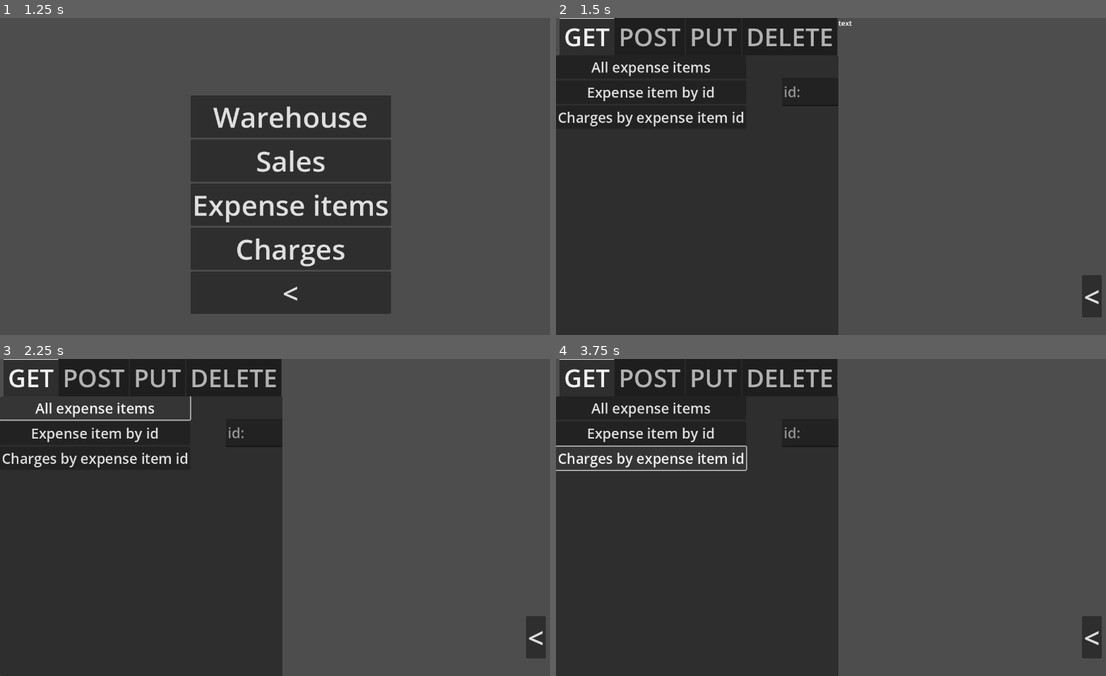
Above: before the commit, frames 1-4 (two rows, left to right).
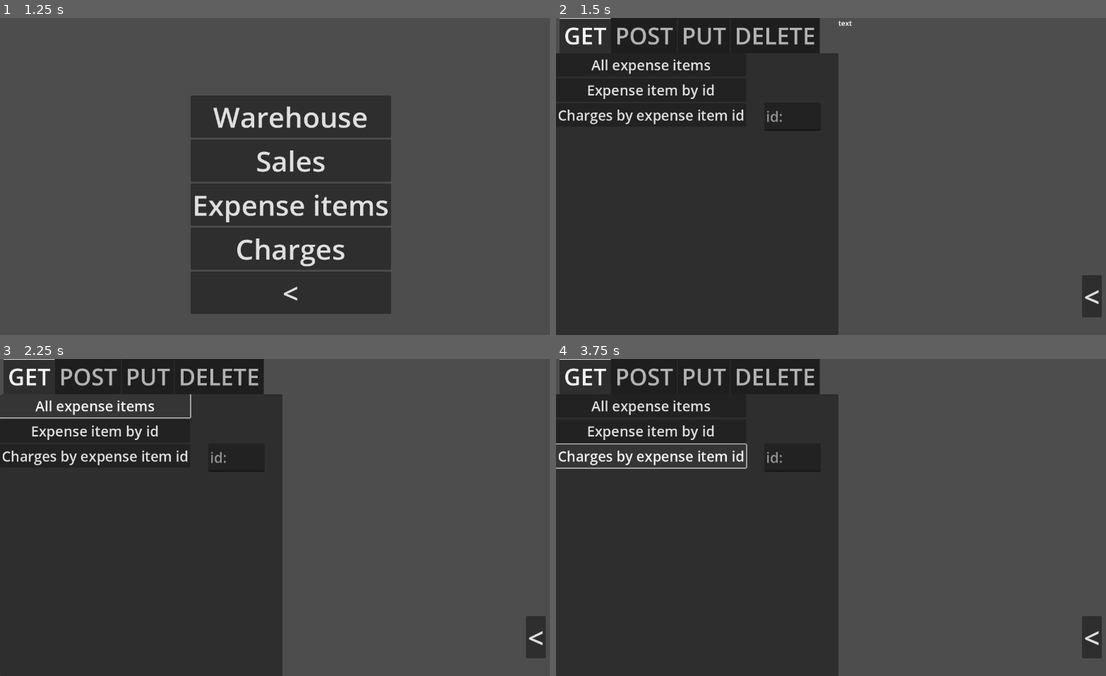
Above: after the commit, the same moments.

Repository: 0riginaln0/GuitarcollectorsClient
Game: Godot game, scene res://Scenes/StartWindow/StartWindow.tscn
Same seed, same stepped clock (60 frames per second), same inputs: the game is played once before the commit and once after it.
Inputs:
- Up to frame 1 (1.25 s): click "Continue as a guest" at 0.5 s
- Up to frame 2 (1.5 s): click "Expense items" at 1.25 s
- Up to frame 3 (2.25 s): click "All expense items" at 2 s
- Up to frame 4 (3.75 s): click "Expense item by id" at 2.75 s; click "Charges by expense item id" at 3.5 s

Frame 1 is identical in both runs. In frame 2, 3.1% of the frame differs, in the area x 0-52%, y 0-36%; in frame 3, 3.4%; in frame 4, 3.8%.

Commit message:
expense item api 100% covered

Diff:
--- a/Scenes/RequestsWindow/Categories/ExpenseItems.gd
+++ b/Scenes/RequestsWindow/Categories/ExpenseItems.gd
@@ -19,6 +19,17 @@
 		"name": $TabContainer/POST/Name.text
 	}
 	$RequestPerformer.post_request(url, str(json))
+
+func _on_update_expense_item_button_up() -> void:
+	var url = "http://localhost:8080/api/expense-items/" + $TabContainer/PUT/ID.text
+	var json = {
+		"name": $TabContainer/PUT/Name.text
+	}
+	$RequestPerformer.put_request(url, str(json))
+
+func _on_delete_expense_item_button_up() -> void:
+	var url = "http://localhost:8080/api/expense-items/" + $TabContainer/DELETE/ID.text
+	$RequestPerformer.delete_request(url)
 
 func _on_back_button_up() -> void:
 	get_tree().change_scene_to_file("res://Scenes/RequestsWindow/ChooseCategory.tscn")
--- a/Scenes/RequestsWindow/Categories/ExpenseItems.tscn
+++ b/Scenes/RequestsWindow/Categories/ExpenseItems.tscn
@@ -16,9 +16,10 @@
 layout_mode = 0
 offset_right = 640.0
 offset_bottom = 720.0
-theme_override_font_sizes/font_size = 56
+theme_override_font_sizes/font_size = 52
 
 [node name="GET" type="TabBar" parent="TabContainer"]
+visible = false
 layout_mode = 2
 
 [node name="ScrollContainer" type="ScrollContainer" parent="TabContainer/GET"]
@@ -47,10 +48,10 @@
 
 [node name="IDInput" type="LineEdit" parent="TabContainer/GET"]
 layout_mode = 2
-offset_left = 512.0
-offset_top = 51.0
-offset_right = 640.0
-offset_bottom = 115.0
+offset_left = 472.0
+offset_top = 112.0
+offset_right = 600.0
+offset_bottom = 176.0
 theme_override_font_sizes/font_size = 32
 placeholder_text = "id:"
 
@@ -77,18 +78,73 @@
 layout_mode = 2
 offset_left = 392.0
 offset_top = 104.0
-offset_right = 520.0
+offset_right = 527.0
 offset_bottom = 157.0
 theme_override_font_sizes/font_size = 32
 placeholder_text = "name:"
+expand_to_text_length = true
 
 [node name="PUT" type="TabBar" parent="TabContainer"]
 visible = false
 layout_mode = 2
 
+[node name="ScrollContainer" type="ScrollContainer" parent="TabContainer/PUT"]
+layout_mode = 0
+offset_top = 88.0
+offset_right = 568.0
+offset_bottom = 712.0
+
+[node name="VBoxContainer" type="VBoxContainer" parent="TabContainer/PUT/ScrollContainer"]
+layout_mode = 2
+
+[node name="Update expense item" type="Button" parent="TabContainer/PUT/ScrollContainer/VBoxContainer"]
+layout_mode = 2
+theme_override_font_sizes/font_size = 32
+text = "Update expense item"
+
+[node name="ID" type="LineEdit" parent="TabContainer/PUT"]
+layout_mode = 0
+offset_left = 480.0
+offset_top = 192.0
+offset_right = 608.0
+offset_bottom = 245.0
+theme_override_font_sizes/font_size = 32
+placeholder_text = "id:"
+
+[node name="Name" type="LineEdit" parent="TabContainer/PUT"]
+layout_mode = 0
+offset_left = 472.0
+offset_top = 264.0
+offset_right = 600.0
+offset_bottom = 317.0
+theme_override_font_sizes/font_size = 32
+placeholder_text = "name:"
+
 [node name="DELETE" type="TabBar" parent="TabContainer"]
-visible = false
 layout_mode = 2
+
+[node name="ScrollContainer" type="ScrollContainer" parent="TabContainer/DELETE"]
+layout_mode = 0
+offset_top = 80.0
+offset_right = 640.0
+offset_bottom = 576.0
+
+[node name="VBoxContainer" type="VBoxContainer" parent="TabContainer/DELETE/ScrollContainer"]
+layout_mode = 2
+
+[node name="Delete expense item" type="Button" parent="TabContainer/DELETE/ScrollContainer/VBoxContainer"]
+layout_mode = 2
+theme_override_font_sizes/font_size = 32
+text = "Delete expense item"
+
+[node name="ID" type="LineEdit" parent="TabContainer/DELETE"]
+layout_mode = 0
+offset_left = 440.0
+offset_top = 80.0
+offset_right = 568.0
+offset_bottom = 133.0
+theme_override_font_sizes/font_size = 32
+placeholder_text = "id:"
 
 [node name="RichTextLabel" type="RichTextLabel" parent="."]
 layout_mode = 0
@@ -113,10 +169,14 @@
 
 [node name="HTTPRequest" type="HTTPRequest" parent="RequestPerformer"]
 
+[connection signal="tab_clicked" from="TabContainer/GET" to="." method="_on_get_tab_clicked"]
 [connection signal="button_up" from="TabContainer/GET/ScrollContainer/VBoxContainer/All expense items" to="." method="_on_all_expense_items_button_up"]
 [connection signal="button_up" from="TabContainer/GET/ScrollContainer/VBoxContainer/Expense item by id" to="." method="_on_expense_item_by_id_button_up"]
 [connection signal="button_up" from="TabContainer/GET/ScrollContainer/VBoxContainer/Charges by expense item id" to="." method="_on_charges_by_expense_item_id_button_up"]
+[connection signal="tab_clicked" from="TabContainer/POST" to="." method="_on_post_tab_clicked"]
 [connection signal="button_up" from="TabContainer/POST/ScrollContainer/VBoxContainer/Add expense item" to="." method="_on_add_expense_item_button_up"]
+[connection signal="button_up" from="TabContainer/PUT/ScrollContainer/VBoxContainer/Update expense item" to="." method="_on_update_expense_item_button_up"]
+[connection signal="button_up" from="TabContainer/DELETE/ScrollContainer/VBoxContainer/Delete expense item" to="." method="_on_delete_expense_item_button_up"]
 [connection signal="button_up" from="Back" to="." method="_on_back_button_up"]
 [connection signal="response_ready" from="RequestPerformer" to="." method="_on_request_performer_response_ready"]
 [connection signal="request_completed" from="RequestPerformer/HTTPRequest" to="RequestPerformer" method="_on_http_request_request_completed"]
--- a/Scenes/RequestsWindow/RequestPerformer.gd
+++ b/Scenes/RequestsWindow/RequestPerformer.gd
@@ -9,8 +9,17 @@
 	var headers: PackedStringArray = ["Authorization: Bearer " + Jwt.get_token(), "Content-Type: application/json"]
 	$HTTPRequest.request(url, headers, HTTPClient.METHOD_POST, json)
 
+func put_request(url: String, json: String):
+	var headers: PackedStringArray = ["Authorization: Bearer " + Jwt.get_token(), "Content-Type: application/json"]
+	$HTTPRequest.request(url, headers, HTTPClient.METHOD_PUT, json)
+
+func delete_request(url: String):
+	var headers: PackedStringArray = ["Authorization: Bearer " + Jwt.get_token()]
+	$HTTPRequest.request(url, headers, HTTPClient.METHOD_DELETE)
+
 func _on_http_request_request_completed(result: int, response_code: int, headers: PackedStringArray, body: PackedByteArray) -> void:
 	if response_code != 200 and response_code != 201:
+		# Ошибка. Заносим её в response
 		Response.set_response(body.get_string_from_utf8())
 		emit_signal("response_ready")
 		return
@@ -18,6 +27,12 @@
 	var json = body.get_string_from_utf8()
 	# Парсим его в dictionary
 	var parsed_data = JSON.parse_string(json)
-	print(parsed_data)
-	Response.set_response(str(parsed_data))
-	emit_signal("response_ready")
+	# Потому что JSON.parse_string возвращает null, когда парс не удался. А парс не удаётся когда в body уже лежит строка
+	if parsed_data == null:
+		print(json)
+		Response.set_response(json)
+		emit_signal("response_ready")
+	else:
+		print(parsed_data)
+		Response.set_response(str(parsed_data))
+		emit_signal("response_ready")
